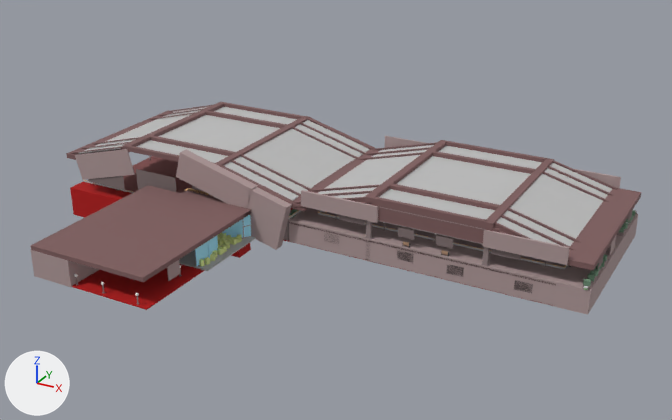
Before and after pictures for a commit that changed the glTF model vegas-101/assets/models/vegas_map.glb.
Camera for both pictures: a 50 mm lens placed at (271.0, -893.0, 456.0), pointed at (-191.0, -53.0, 37.0). Arrows for +X, +Y and +Z are at lower left; the lights stay in place. The picture after the commit comes second. Vertices at exactly the same position are counted once.

Objects in the first picture: 'Roblox reference geometry'.
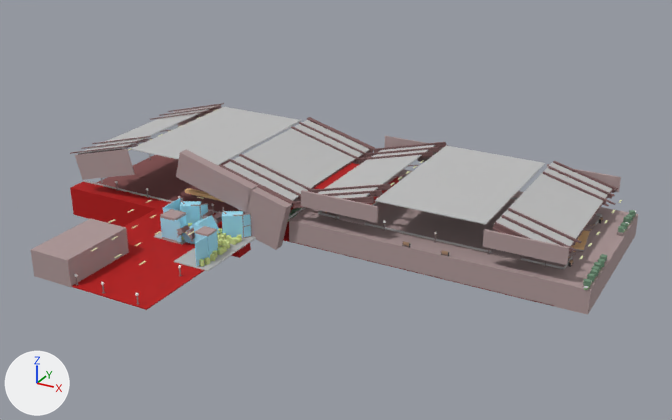
Where the change shows, as pixel boxes (x1, y1, x2, y2) in the pictures (672 x 420 px):
'Roblox reference geometry', reshaped
    before: (31, 102, 641, 315)
    after: (31, 103, 638, 315)
part 1 of me_roblox_reference_geometry, deleted (brown)
    before: (31, 102, 641, 294)
part 2 of me_roblox_reference_geometry, deleted (mostly hidden)
    before: (83, 140, 637, 291)

Diff of the bpy script that builds the scene:
```diff
--- a/vegas-101/assets/models/vegas_map.glb.py
+++ b/vegas-101/assets/models/vegas_map.glb.py
@@ me_roblox_reference_geometry @@
 # used by ob_roblox_reference_geometry; location = (0.0, 0.0, 0.0)
-me_roblox_reference_geometry.from_pydata(...)  # 16660 vertices, 25478 faces; spans x -564.0..105.0, y -284.0..124.0, z -37.0..87.0
+me_roblox_reference_geometry.from_pydata(...)  # 13849 vertices, 21018 faces; spans x -564.0..105.0, y -284.0..124.0, z -37.0..87.0
+# me_roblox_reference_geometry part 1: 170 loose pieces with 1485 vertices, spanning x -563.0..105.0, y -284.0..123.0, z 0.0..75.0, are deleted
+# me_roblox_reference_geometry part 2: 1326 vertices removed from x -564.0..103.0, y -155.0..121.0, z 0.0..75.0
 me_roblox_reference_geometry.materials.append(mat_builtin_rock)
```
